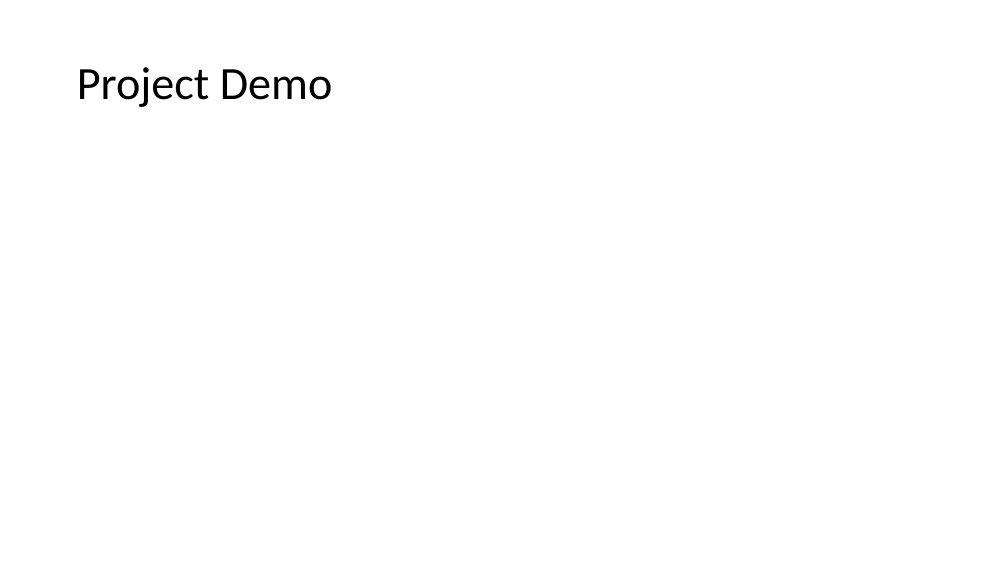
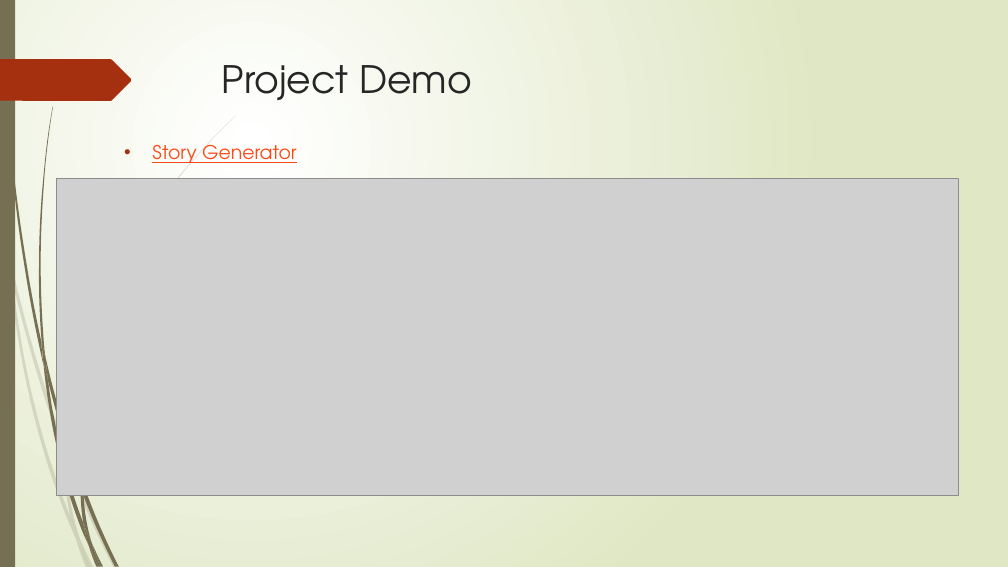
Before and after one commit to RM147/StoryGen, a slide deck: slide 4 of Project Presentation.pptx (slide 3 before the commit). Drawn at 1008x567 pixels with LibreOffice and Linux fonts; fonts in the diff are those of the drawing; grey boxes stand for pictures. Boxes give left, top, right and bottom in pixels: in the first picture for what was removed or moved away, otherwise in the second. Text is boxed around its words. In the diff, an @@ line names an element or a change of style, - is before the commit and + after.

Commit message:
presentation update

```diff
--- a/Project Presentation.pptx
+++ b/Project Presentation.pptx
@@ background #FFFFFF to gradient #FFFFFF to #DFE8C4 @@
@@ rectangle added at [0,0,15,567], fill #766F54 @@
@@ freeform shape added at [0,59,132,101], fill #A53010 @@
@@ title "Project Demo": place and size @@
-title "Project Demo" at [77,67,333,107]
+title "Project Demo" at [222,65,472,100]
@@ title "Project Demo" at [222,65,472,100]: size 44 to 36 pt, font Calibri to TeX Gyre Adventor, text colour #000000 to #262626; line spacing 0.9 to 1; vertical alignment middle to top @@
@@ text added at [152,145,297,163], 18 pt, text #FB4A18, underline @@
+• Story Generator
@@ picture added at [57,178,959,495] @@
@@ group added at [0,116,236,567]: 9 freeform shapes @@
@@ group added at [2,0,119,567]: 11 freeform shapes @@
```
Also in this commit, not shown: 1 other slide changed, 11 slides added, 1 slide removed, 2 other files.
